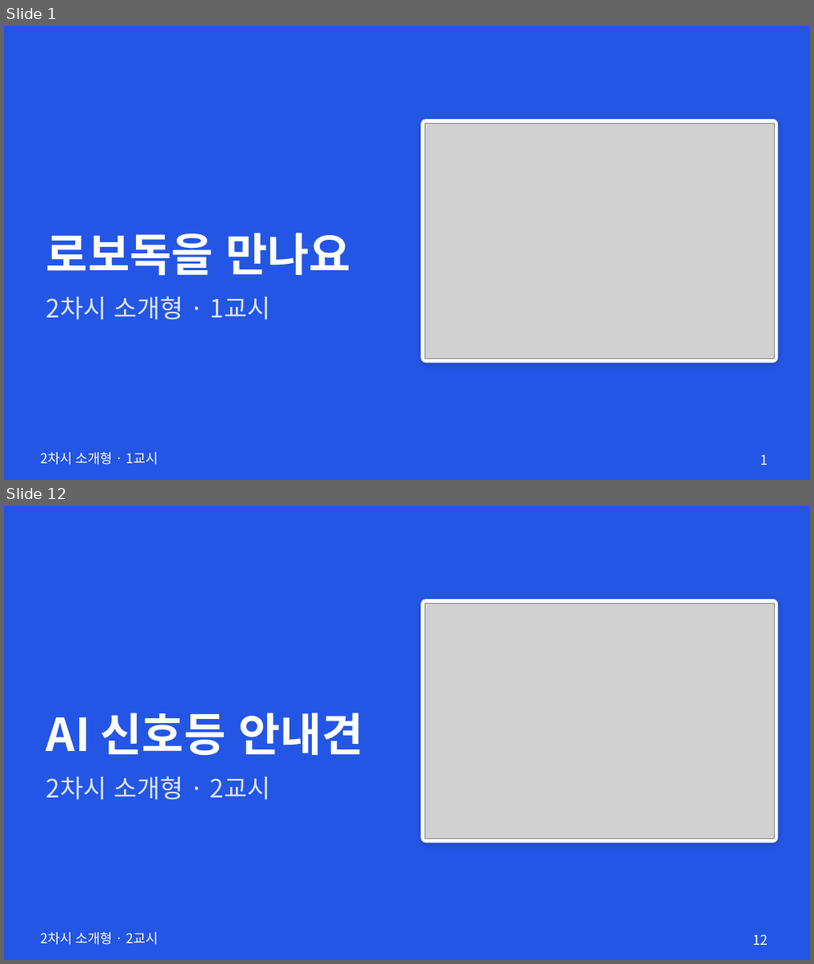
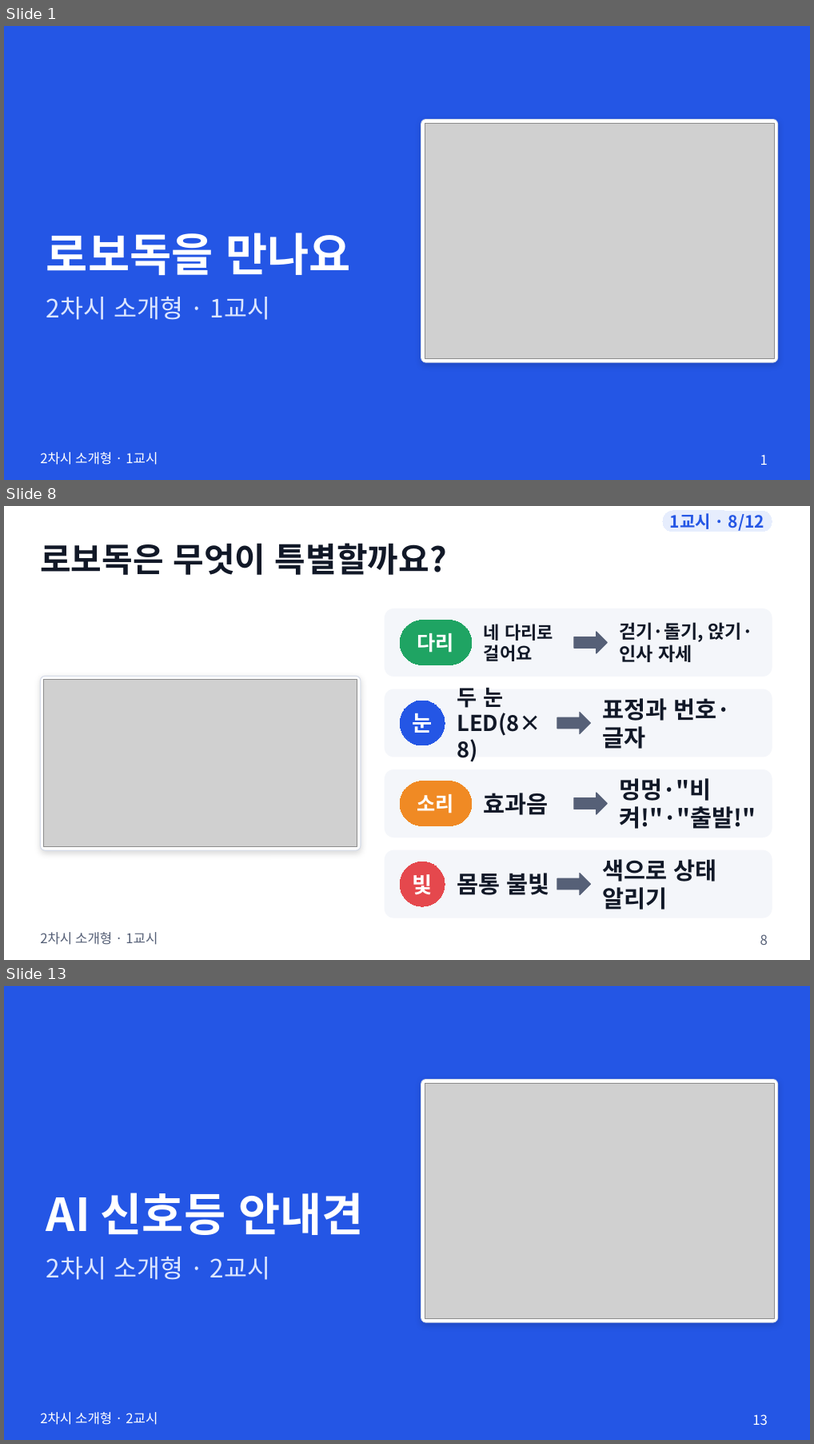
Before and after one commit to boundaryx01-uniquelife/microbit, a slide deck: bridge/docs/materials/2차시_소개형/2차시_수업슬라이드.pptx. Shown one above the other, each under a label of ours: slides 1 and 12 before the commit, slides 1, 8 and 13 after it; the slides between them are not shown. The pictures are 814x964 and 814x1444 pixels, drawn with LibreOffice and Linux fonts; fonts in the diff are those of the drawing; grey boxes stand for pictures. Boxes give left, top, right and bottom in pixels: in the first picture for what was removed or moved away, otherwise in the second. Text is boxed around its words. In the diff, an @@ line names an element or a change of style, - is before the commit and + after.

```diff
--- a/bridge/docs/materials/2차시_소개형/2차시_수업슬라이드.pptx
+++ b/bridge/docs/materials/2차시_소개형/2차시_수업슬라이드.pptx
@@ slide 8 added at bbox=[4, 506, 810, 960], background #FFFFFF @@
@@ rounded rectangle added at bbox=[663, 511, 772, 532], fill #E6EDFD, outline #E6EDFD 0.75 pt, 20 pt, text #2456E5, bold @@
+1교시 · 8/12
@@ text added at bbox=[40, 543, 447, 575], 40 pt, text #111827, bold @@
+로보독은 무엇이 특별할까요?
@@ rounded rectangle added at bbox=[385, 609, 772, 676], fill #F4F6FA, outline #F4F6FA 1 pt @@
@@ rounded rectangle added at bbox=[400, 620, 472, 665], fill #1FA463, outline #1FA463 0.75 pt, 24 pt, text #FFFFFF, bold @@
+다리
@@ text added at bbox=[484, 624, 554, 661], 21 pt, text #111827, bold @@
+네 다리로 걸어요
@@ text added at bbox=[619, 622, 754, 662], 22 pt, text #111827, bold @@
+걷기·돌기, 앉기·인사 자세
@@ right arrow added at bbox=[574, 632, 608, 654], fill #566077, outline #566077 1 pt @@
@@ rounded rectangle added at bbox=[40, 676, 361, 850], fill #FFFFFF, outline #D5DBE8 1 pt @@
@@ picture added at bbox=[44, 680, 358, 847] @@
@@ rounded rectangle added at bbox=[385, 689, 772, 756], fill #F4F6FA, outline #F4F6FA 1 pt @@
@@ text added at bbox=[457, 688, 542, 762], 26 pt, text #111827, bold @@
+두 눈 LED(8×8)
@@ ellipse added at bbox=[400, 700, 445, 745], fill #2456E5, outline #2456E5 0.75 pt, 26 pt, text #FFFFFF, bold @@
+눈
@@ right arrow added at bbox=[558, 712, 591, 733], fill #566077, outline #566077 1 pt @@
@@ text added at bbox=[603, 698, 731, 748], 28 pt, text #111827, bold @@
+표정과 번호·글자
@@ rounded rectangle added at bbox=[385, 770, 772, 837], fill #F4F6FA, outline #F4F6FA 1 pt @@
@@ rounded rectangle added at bbox=[400, 780, 472, 825], fill #F08A24, outline #F08A24 0.75 pt, 24 pt, text #FFFFFF, bold @@
+소리
@@ text added at bbox=[484, 792, 549, 815], 28 pt, text #111827, bold @@
+효과음
@@ right arrow added at bbox=[574, 792, 608, 815], fill #566077, outline #566077 1 pt @@
@@ text added at bbox=[619, 778, 756, 828], 28 pt, text #111827, bold @@
+멍멍·"비켜!"·"출발!"
@@ rounded rectangle added at bbox=[385, 850, 772, 917], fill #F4F6FA, outline #F4F6FA 1 pt @@
@@ ellipse added at bbox=[400, 862, 445, 907], fill #E5484D, outline #E5484D 0.75 pt, 26 pt, text #FFFFFF, bold @@
+빛
@@ text added at bbox=[603, 859, 718, 909], 28 pt, text #111827, bold @@
+색으로 상태 알리기
@@ text added at bbox=[457, 872, 550, 895], 28 pt, text #111827, bold @@
+몸통 불빛
@@ right arrow added at bbox=[558, 873, 591, 895], fill #566077, outline #566077 1 pt @@
@@ text added at bbox=[40, 932, 158, 944], 16 pt, text #566077 @@
+2차시 소개형 · 1교시
@@ page number added at bbox=[761, 934, 768, 944], 16 pt, text #566077 @@
+8
@@ what was slide 12 is now slide 13 @@
@@ page number at bbox=[753, 1414, 768, 1424]: text changed @@
-12
+13
```
Also in this commit, not shown: 10 slides changed, 6 other files.
